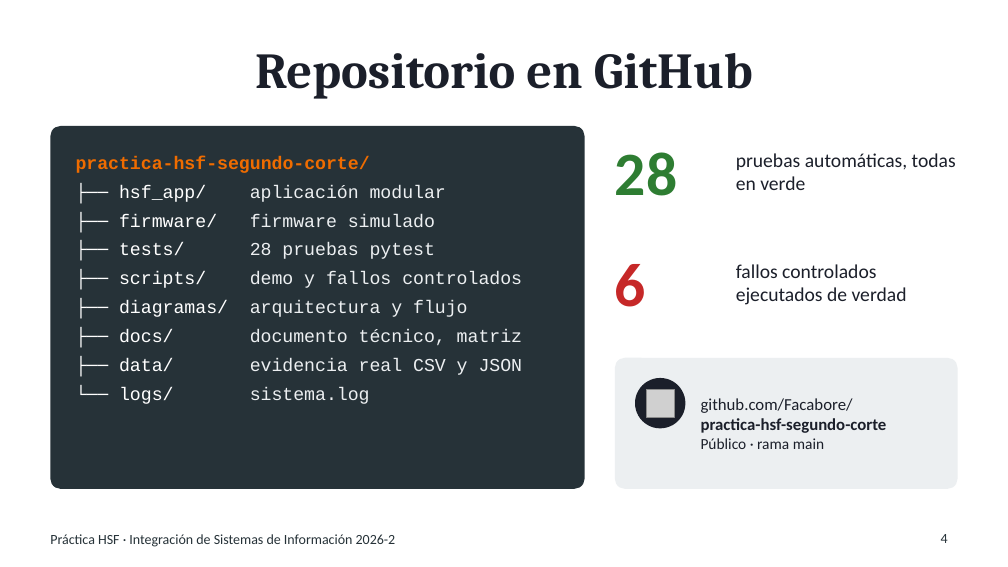
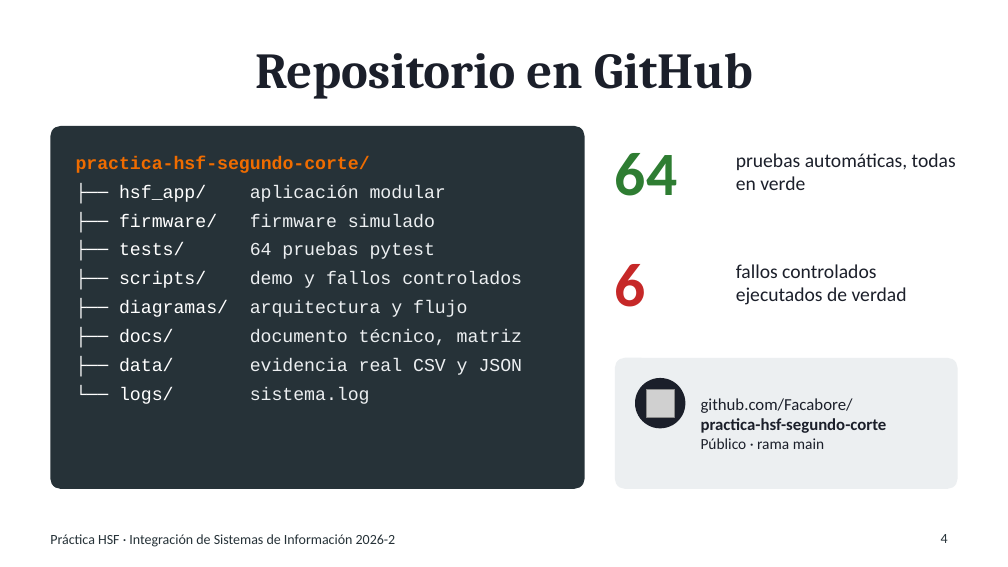
Before and after one commit to Facabore/practica-hsf-segundo-corte, a slide deck: slide 4 of docs/Diapositivas_Video_SegundoCorte.pptx. Drawn at 1008x567 pixels with LibreOffice and Linux fonts; fonts in the diff are those of the drawing; grey boxes stand for pictures. Boxes give left, top, right and bottom in pixels: in the first picture for what was removed or moved away, otherwise in the second. Text is boxed around its words. In the diff, an @@ line names an element or a change of style, - is before the commit and + after.

```diff
--- a/docs/Diapositivas_Video_SegundoCorte.pptx
+++ b/docs/Diapositivas_Video_SegundoCorte.pptx
@@ text at (615,153,677,196): text changed @@
-28
+64
@@ text at (119,243,435,259): text changed @@
-├── tests/ 28 pruebas pytest
+├── tests/ 64 pruebas pytest
```
Also in this commit, not shown: 2 other slides changed.
